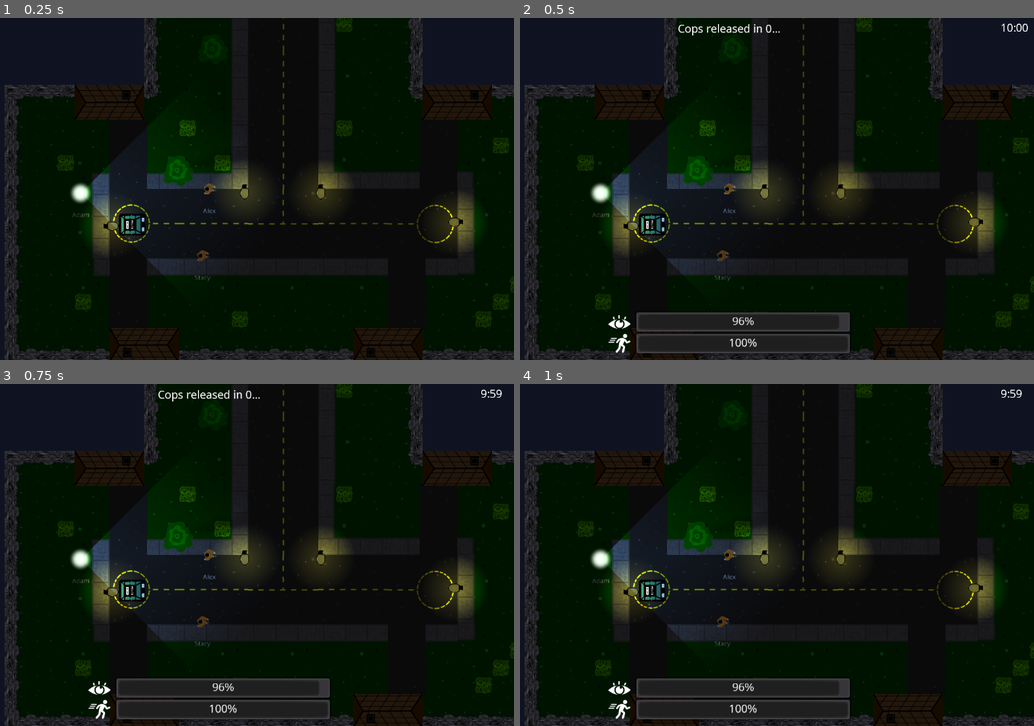
Above: before the commit, frames 1-4 (two rows, left to right).
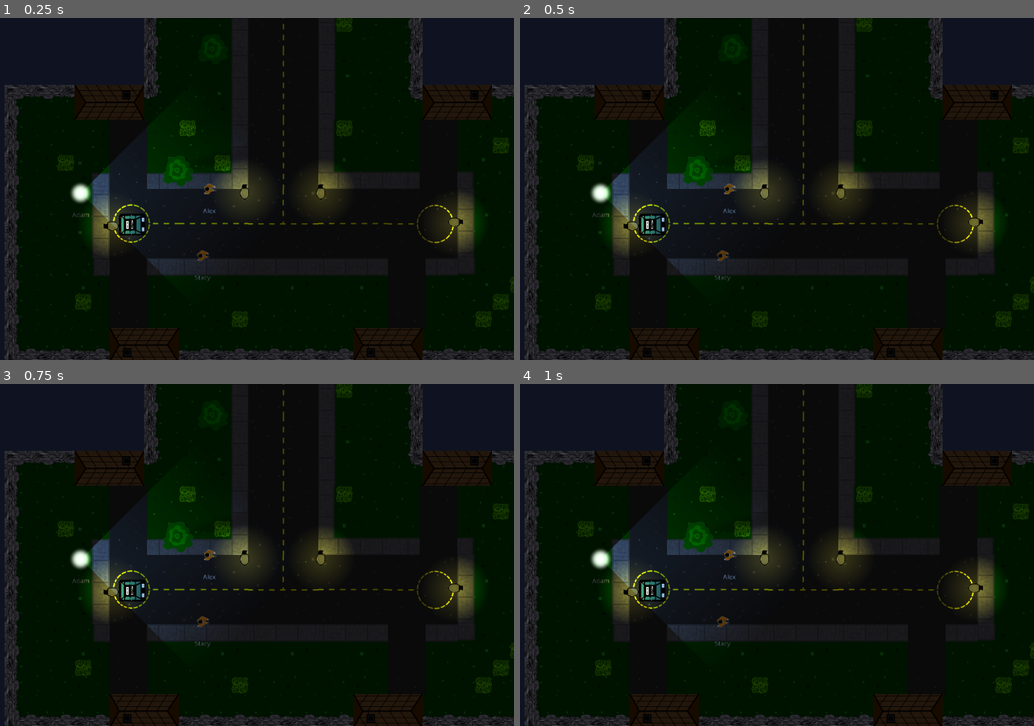
Above: after the commit, the same moments.

Repository: FugitiveTheGame/Fugitive
Game: Godot game, scene res://maps/map_01/Map_01_dev.tscn
Same seed, same stepped clock (60 frames per second), same inputs: the game is played once before the commit and once after it. This scene is started directly instead of the project's main scene.
Inputs:
- Up to frame 1 (0.25 s): no input
- Up to frame 2 (0.5 s): no input
- Up to frame 3 (0.75 s): hold Right (ui_right) from 0.53 s (still down); hold L (lock_car) from 0.53 s (still down)
- Up to frame 4 (1 s): keep holding Right (ui_right); keep holding L (lock_car); tap E (use) at 0.8 s

Frame 1 is identical in both runs. In frame 2, 4.5% of the frame differs, in the area x 17-99%, y 1-98%; in frame 3, 4.4%; in frame 4, 4.2%.
Error in both runs: Invalid get index '0' (on base: 'Dictionary'). (res://global/Network.gd:39)

Commit message:
Created new Timer class
Timers are not framerate independent, this caused lots of problems when trying to synchronize things across the network. Slower clients would timeout way later than other clients. WallClockTimer will now timeout at the same time no matter what. It is also a drop in replacement for the Timer class. In the future, the Server can send a Unix timestamp for all clients to use for their timer. This final step should ultimately fix clients not starting the game at the same time.

Diff:
--- a/maps/base/BaseMap.gd
+++ b/maps/base/BaseMap.gd
@@ -74,6 +74,8 @@
 			$UiLayer/PregameTeamLabel.text = 'You are a Fugitive'
 
 	$UiLayer/PregameTeamLabel.show()
+
+	$GameStartTimer.start()
 	print("*** UNPAUSED ***")
 
 func create_players(newPlayers: Dictionary):
--- a/maps/base/BaseMap.tscn
+++ b/maps/base/BaseMap.tscn
@@ -22,6 +22,7 @@
 [ext_resource path="res://touch_screen/button_lock_normal.png" type="Texture" id=20]
 [ext_resource path="res://touch_screen/button_horn_normal.png" type="Texture" id=21]
 [ext_resource path="res://touch_screen/button_lock_pressed.png" type="Texture" id=22]
+[ext_resource path="res://utilities/wallclock_timer/WallClockTimer.gd" type="Script" id=23]
 
 [sub_resource type="RectangleShape2D" id=1]
 extents = Vector2( 142.869, 392.313 )
@@ -191,27 +192,26 @@
 "_edit_use_anchors_": true
 }
 
-[node name="GameStartTimer" type="Timer" parent="."]
-wait_time = 10.0
-one_shot = true
-autostart = true
+[node name="GameStartTimer" type="Node" parent="."]
+script = ExtResource( 23 )
 __meta__ = {
 "_editor_description_": "Warm up time, everyone gets to look at the map, and get ready."
 }
-
-[node name="GracePeriodTimer" type="Timer" parent="."]
-wait_time = 10.0
-one_shot = true
+wait_time = 10
+
+[node name="GracePeriodTimer" type="Node" parent="."]
+script = ExtResource( 23 )
 __meta__ = {
 "_editor_description_": "Seekers are held captive for this ammount of time. Lets hiders get a head start."
 }
-
-[node name="GameTimer" type="Timer" parent="."]
-wait_time = 600.0
-one_shot = true
+wait_time = 10
+
+[node name="GameTimer" type="Node" parent="."]
+script = ExtResource( 23 )
 __meta__ = {
 "_editor_description_": "If this timer expires, the hiders lose."
 }
+wait_time = 900
 
 [node name="UiLayer" type="CanvasLayer" parent="."]
 
--- a/maps/map_01/Explore.tscn
+++ b/maps/map_01/Explore.tscn
@@ -5,7 +5,7 @@
 [ext_resource path="res://actors/hider/Hider.tscn" type="PackedScene" id=3]
 [ext_resource path="res://actors/seeker/Seeker.tscn" type="PackedScene" id=4]
 
-[node name="base" instance=ExtResource( 1 )]
+[node name="base" index="0" instance=ExtResource( 1 )]
 script = ExtResource( 2 )
 
 [node name="Seeker00" parent="players" index="1" instance=ExtResource( 4 )]
@@ -37,10 +37,14 @@
 playerName = "July"
 
 [node name="GameStartTimer" parent="." index="5"]
-wait_time = 3.0
+wait_time = 3
+auto_start = true
 
 [node name="GracePeriodTimer" parent="." index="6"]
-wait_time = 3.0
+wait_time = 3
+
+[node name="GameTimer" parent="." index="7"]
+wait_time = 900
 
 [node name="ExitButton" type="Button" parent="UiLayer" index="5"]
 margin_left = 10.0
--- a/maps/map_01/Map_01.tscn
+++ b/maps/map_01/Map_01.tscn
@@ -268,8 +268,11 @@
 [node name="Car" parent="players" index="0" instance=ExtResource( 6 )]
 position = Vector2( 83.9999, 387 )
 
+[node name="GameStartTimer" parent="." index="5"]
+wait_time = 1
+
 [node name="GracePeriodTimer" parent="." index="6"]
-wait_time = 15.0
+wait_time = 1
 
 [node name="CarWall" parent="RoadWalls" index="0" instance=ExtResource( 8 )]
 position = Vector2( 3966.26, -7.96622 )
--- a/project.godot
+++ b/project.godot
@@ -53,6 +53,11 @@
 "class": "StreetLight",
 "language": "GDScript",
 "path": "res://actors/street_light/StreetLight.gd"
+}, {
+"base": "Node",
+"class": "WallClockTimer",
+"language": "GDScript",
+"path": "res://utilities/wallclock_timer/WallClockTimer.gd"
 } ]
 _global_script_class_icons={
 "Car": "",
@@ -63,7 +68,8 @@
 "PlayerStats": "",
 "Seeker": "",
 "SpawnPoint": "",
-"StreetLight": ""
+"StreetLight": "",
+"WallClockTimer": "res://utilities/wallclock_timer/icon.png"
 }
 
 [application]
--- /dev/null
+++ b/utilities/wallclock_timer/WallClockTimer.gd
@@ -0,0 +1,55 @@
+# A drop in replacement for the Timer class
+# This timer is completely framerate independent
+# It can also be given a unix time stamp instead of a duration
+# for when it should fire. This is useful for synchornizing events
+# across multiple clients such as in Multiplayer
+extends Node
+class_name WallClockTimer, 'res://utilities/wallclock_timer/icon.png'
+
+signal timeout
+
+const STOPPED := -1
+
+export (int) var wait_time: int = 0
+export (bool) var auto_start: bool = false
+export (bool) var one_shot: bool = true
+var start_time: int = STOPPED
+var end_time: int = STOPPED
+var time_left: float setget set_time_left, get_time_left
+
+func _ready():
+	if auto_start:
+		start()
+
+func start(specific_end_time: int = STOPPED):
+	start_time = OS.get_unix_time()
+
+	if specific_end_time == STOPPED:
+		end_time = start_time + wait_time
+	else:
+		end_time = specific_end_time
+
+func stop():
+	start_time = STOPPED
+
+func is_stopped() -> bool:
+	return start_time == STOPPED
+
+func set_time_left(value):
+	print('WallClockTimer: set_time_left is not allowed!')
+	assert(false) # You can't set this!
+
+func get_time_left() -> float:
+	return (end_time - OS.get_unix_time()) as float
+
+func _process(delta):
+	if is_stopped():
+		return
+
+	if OS.get_unix_time() >= end_time:
+		stop()
+		emit_signal('timeout')
+
+		# If this is not a one-shot timer, restart it
+		if not one_shot:
+			start()
Not shown: 1 places in maps/base/BaseMap.tscn that only renumber resources
Binary file added: utilities/wallclock_timer/icon.png
Not shown, added: utilities/wallclock_timer/icon.png.import
